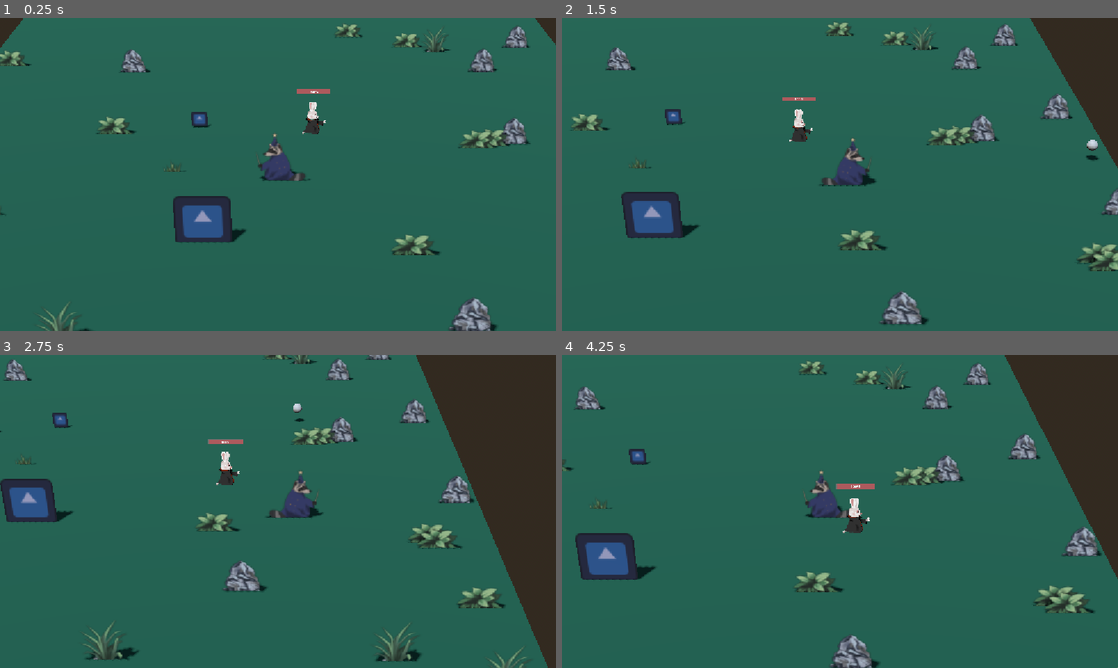
Above: before the commit, frames 1-4 (two rows, left to right).
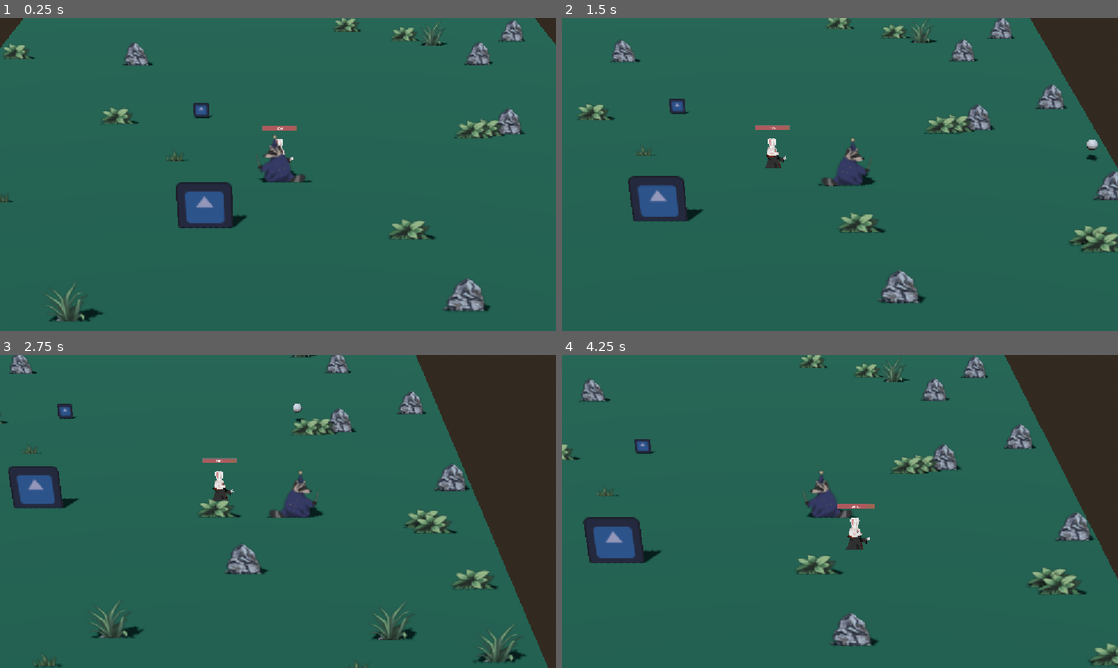
Above: after the commit, the same moments.

Repository: Golczewa/RacoonQuest
Game: Godot game, scene res://scenes/game.tscn
Same seed, same stepped clock (60 frames per second), same inputs: the game is played once before the commit and once after it. The engine's default icon, where the game draws it, is replaced by a stand-in: a white triangle on a blue panel in a dark square.
Inputs (mouse positions are in pixels of both pictures, inside the frame that each line leads up to):
- Up to frame 1 (0.25 s): no input
- Up to frame 2 (1.5 s): tap Enter (ui_accept) at 0.5, 0.77 s; move the mouse to (962, 158) at 0.52 s; hold D (move_right) 0.53-1.28 s; tap Space (action_primary) at 0.6 s; move the mouse to (728, 190) at 1.27 s; hold S (move_down) from 1.28 s (still down); tap E (switch_character) at 1.35 s
- Up to frame 3 (2.75 s): tap Enter (ui_accept) at 1.52 s; move the mouse to (333, 442) at 2.02 s; release S (move_down) at 2.03 s; hold D (move_right) from 2.03 s (still down); tap Space (action_primary) at 2.1 s
- Up to frame 4 (4.25 s): move the mouse to (812, 574) at 2.77 s; release D (move_right) at 2.78 s; hold W (move_up) 2.78-3.53 s; tap E (switch_character) at 2.85 s; tap Enter (ui_accept) at 3.02, 3.77 s; move the mouse to (1006, 558) at 3.52 s; hold A (move_left) from 3.53 s (still down); tap Space (action_primary) at 3.6 s

The runs differ from the first frame. In frame 1, 7.5% of the frame differs, in the area x 0-98%, y 0-100%; in frame 2, 8.8%; in frame 3, 9.3%; in frame 4, 9.5%, in the area x 0-100%, y 0-100%.

Commit message:
gh

Diff:
--- a/scenes/enemy_bunny.tscn
+++ b/scenes/enemy_bunny.tscn
@@ -37,6 +37,7 @@
 
 [node name="vamp_bunny" type="CharacterBody3D" unique_id=1091209018]
 script = ExtResource("2_x8q4s")
+speed = null
 
 [node name="CollisionShape3D" type="CollisionShape3D" parent="." unique_id=1295305302]
 transform = Transform3D(1, 0, 0, 0, 1.5964628, 0, 0, 0, 1, 0, 0.79227304, 0)
--- a/scenes/map/room_boss.tscn
+++ b/scenes/map/room_boss.tscn
@@ -47,5 +47,4 @@
 transform = Transform3D(27.195969, 0, 0, 0, 0.7798891, 0, 0, 0, 43.207188, 0, -0.3400091, 0)
 shape = SubResource("BoxShape3D_fcm86")
 
-[node name="enemy_bunny" parent="." unique_id=2053436012 instance=ExtResource("2_2gb3j")]
-transform = Transform3D(1, 0, 0, 0, 1, 0, 0, 0, 1, -1.3565521, 0.67618334, 2.8324695)
+[node name="vamp_bunny" parent="." unique_id=1091209018 instance=ExtResource("2_2gb3j")]
--- a/scripts/bunny_health.gd
+++ b/scripts/bunny_health.gd
@@ -6,7 +6,6 @@
 
 
 func _ready() -> void:
-	$SubViewport/Panel/ProgressBar.max_value = max_hp
 	$SubViewport/Panel/ProgressBar.value = max_hp
 
 	vamp.less_hp.connect(update)
--- a/scripts/vamp_bunny.gd
+++ b/scripts/vamp_bunny.gd
@@ -1,10 +1,12 @@
 extends CharacterBody3D
+
 class_name Vamp_bunny
 
 @export var player: AnimalCharacter
 @export var bullet: StaticBody3D
 @export var speed = 30
 @onready var shoot = preload("res://scenes/shoot.tscn")
+
 
 signal less_hp
 
@@ -31,6 +33,10 @@
 	if body is AnimalCharacter:
 		state = ALERT
 		shoot_timer.start()
+	if body is StaticBody3D:
+		less_hp.emit()
+
+
 
 
 #func _on_attack_zone_body_exited(body: Node3D) -> void:
@@ -51,7 +57,7 @@
 			var min_distance = 3.0
 			if distance_to_target > min_distance:
 				var direction = (target.global_transform.origin - global_transform.origin).normalized()
-				var target_velocity = direction * speed
+				var target_velocity = direction * 30
 				velocity.x =  target_velocity.x * delta * 15
 				velocity.z = target_velocity.z * delta * 15
 				move_and_slide()
